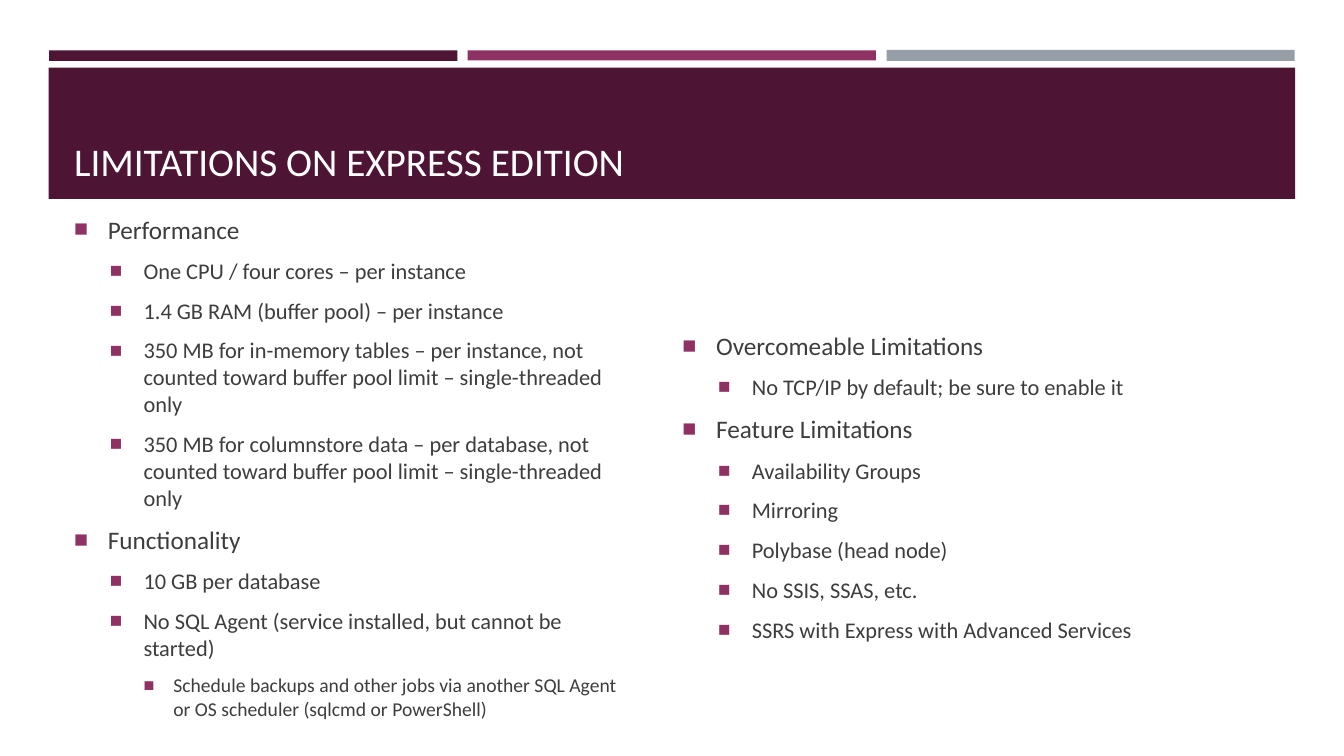
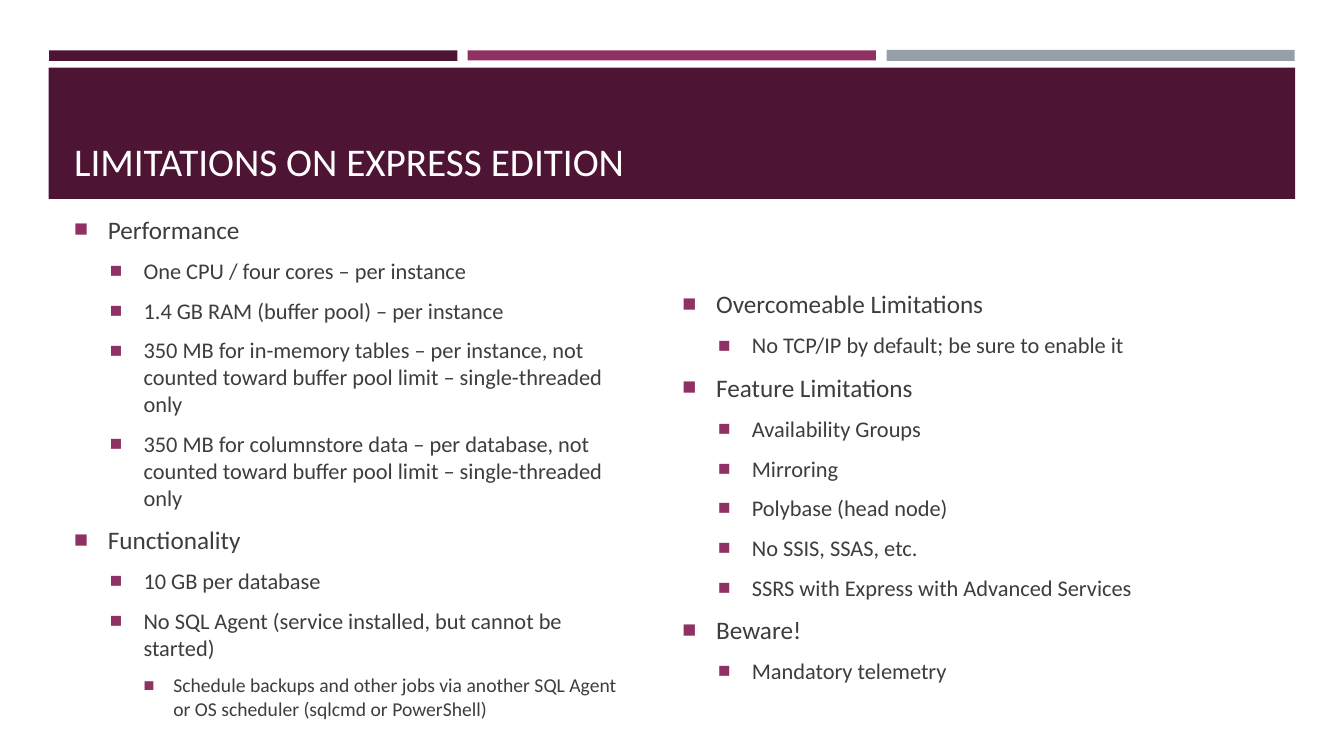
Before and after one commit to sqltran/SevenAwesomeSQLFeatures, a slide deck: slide 5 of AwesomeFreeSQLServerFeatures.pptx. Drawn at 1344x756 pixels with LibreOffice and Linux fonts; fonts in the diff are those of the drawing. Boxes give left, top, right and bottom in pixels: in the first picture for what was removed or moved away, otherwise in the second. Text is boxed around its words. In the diff, an @@ line names an element or a change of style, - is before the commit and + after.

```diff
--- a/AwesomeFreeSQLServerFeatures.pptx
+++ b/AwesomeFreeSQLServerFeatures.pptx
@@ text at [716,622,947,683]: paragraphs added @@
+■ Beware!
+  ■ Mandatory telemetry
```
